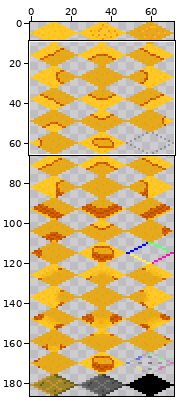
Sprite sheet, stored at res/sk/neuromancer/Xune/img/tiles.png. The picture above shows the old version from afar; the outline marks the close-up.
Close-up. Before the edit:
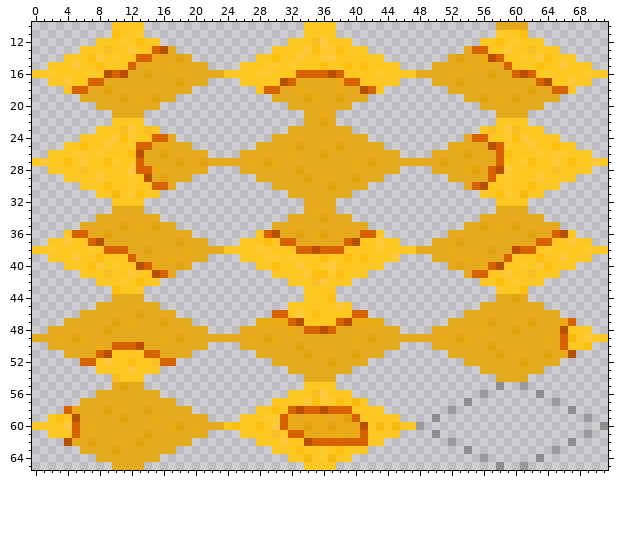
The file is 72x187 pixels. Pixels under 10% opacity are left out. Colours within 5 levels of each other are drawn and written as one. Shown: x 0..71, y 10..65. The commit also changed other parts of the picture, which this record leaves out.
And afterwards:
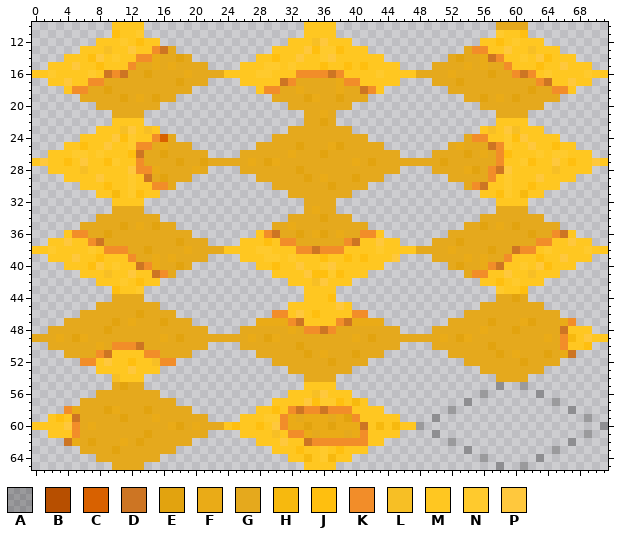
Palette (. is transparent): A #00000040  B #b74f00  C #d86100  D #cd7523  E #e2a30f  F #eaab17  G #e5a91d  H #f7b90e  J #ffbf0f  K #f28d29  L #f7bf25  M #ffc721  N #ffca2d  P #ffc83d
Diff:
Colour B becomes colour D in row 13 at x 16; in row 14 at x 57; in row 16 at x 9, 11, 37 and 61; in row 17 at x 31 and 64; in row 18 at x 41; in row 25 at x 57.
Colour B becomes colour D in row 26 at x 13; in row 28 at x 58; in row 29 at x 14; in row 30 at x 56; in row 36 at x 30 and 66; in row 37 at x 8 and 40.
Colour B becomes colour D in row 38 at x 35 and 60; in row 40 at x 13 and 58; in row 41 at x 15; in row 47 at x 33 and 39; in row 48 at x 36 and 66; in row 50 at x 13.
Colour B becomes colour D in row 51 at x 9 and 67; in row 58 at x 33 and 36; in row 59 at x 5; in row 60 at x 41; in row 62 at x 4 and 34.
Colour C becomes colour K in row 13 at x 15 and 55 to 56; in row 14 at x 13 to 14 and 58; in row 15 at x 12 and 59; in row 16 at x 10, 33 to 36, 38, 60 and 62; in row 17 at x 7 to 8, 32, 39 to 40 and 63; in row 18 at x 5 to 6, 29 to 30, 42 and 65 to 66.
Colour C becomes colour K in row 24 at x 15 and 55 to 56; in row 25 at x 13 to 14 and 58; in row 26 at x 58; in row 27 at x 13 and 58; in row 28 at x 13 to 14 and 57; in row 29 at x 57.
Colour C becomes colour K in row 30 at x 15 to 16 and 55; in row 36 at x 5 to 6, 29, 41 to 42 and 65; in row 37 at x 7, 31 to 32, 39 and 63 to 64; in row 38 at x 9 to 11, 33 to 34, 36 to 38 and 61 to 62; in row 39 at x 12 and 59; in row 40 at x 14 and 57.
Colour C becomes colour K in row 41 at x 16 and 55 to 56; in row 46 at x 30 to 31 and 40 to 41; in row 47 at x 32, 38 and 67; in row 48 at x 34 to 35 and 37; in row 49 at x 66; in row 50 at x 10 to 12 and 66.
Colour C becomes colour K in row 51 at x 8 and 14 to 15; in row 52 at x 6 to 7 and 16 to 17; in row 58 at x 4, 32, 34 to 35 and 37 to 39; in row 59 at x 31 and 40; in row 60 at x 5 and 31; in row 61 at x 5, 32 to 33 and 41.
Colour C becomes colour K in row 62 at x 35 to 41.
